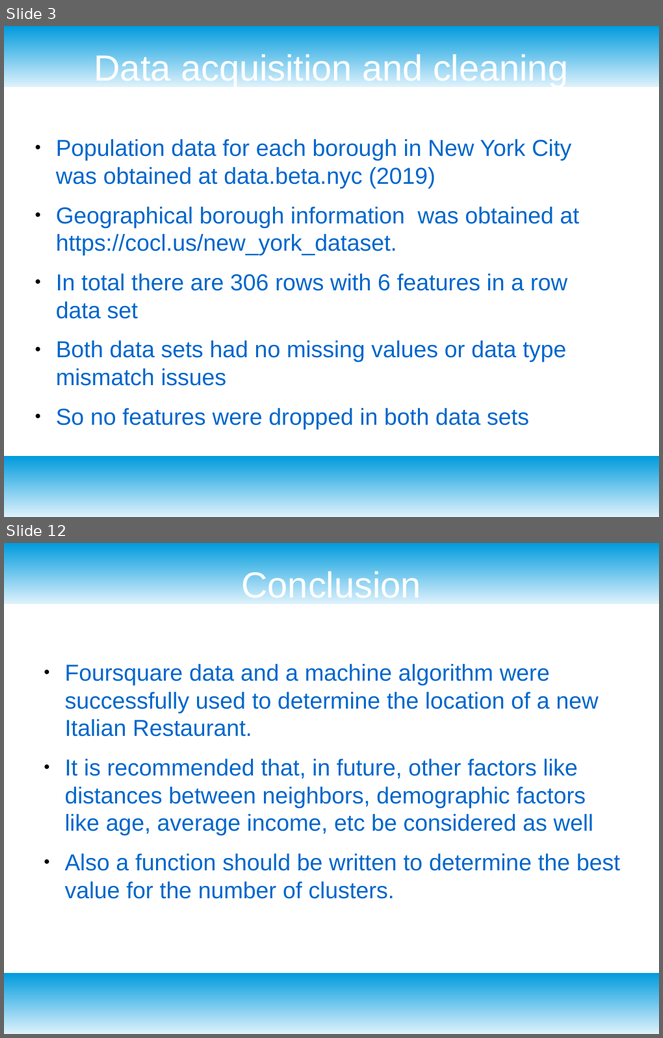
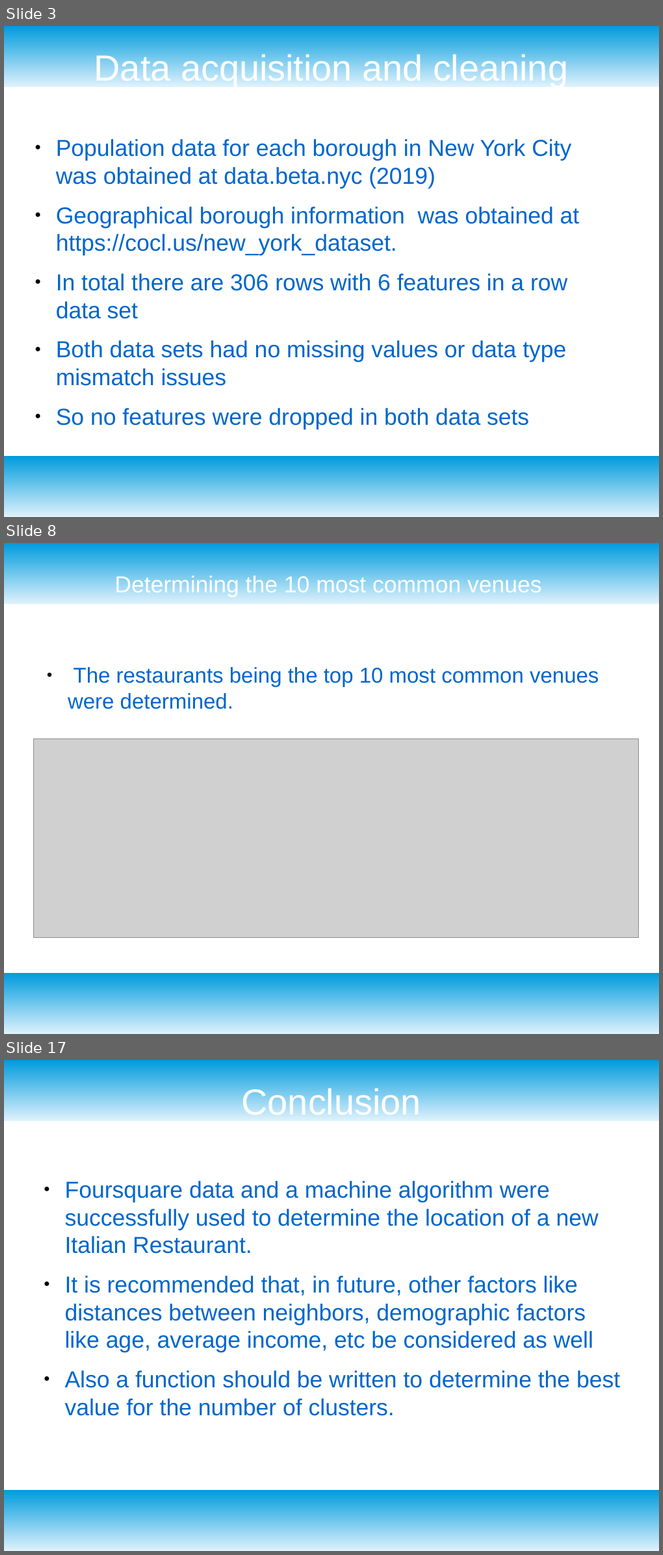
Before and after one commit to Tatenda23/Cousera_Capstone, a slide deck: Presentation.odp. Shown one above the other, each under a label of ours: slides 3 and 12 before the commit, slides 3, 8 and 17 after it; the slides between them are not shown. The pictures are 663x1038 and 663x1555 pixels, drawn with LibreOffice and Linux fonts; fonts in the diff are those of the drawing; grey boxes stand for pictures. Boxes give left, top, right and bottom in pixels: in the first picture for what was removed or moved away, otherwise in the second. Text is boxed around its words. In the diff, an @@ line names an element or a change of style, - is before the commit and + after.

```diff
--- a/Presentation.odp
+++ b/Presentation.odp
@@ slide 8 added at <box>4,543,659,1034</box>, background #FFFFFF; not listed: 2 template elements that a slide beside it also shows @@
@@ title added at <box>114,574,542,597</box>, 28 pt, text #FFFFFF @@
+Determining the 10 most common venues
@@ text added at <box>68,667,599,709</box>, 26 pt, text #0066CC @@
+● The restaurants being the top 10 most common venues were determined.
@@ picture added at <box>34,739,640,938</box> @@
@@ what was slide 12 is now slide 17 @@
```
Also in this commit, not shown: 5 slides changed, 7 other slides added, 3 slides removed, 2 other files.
